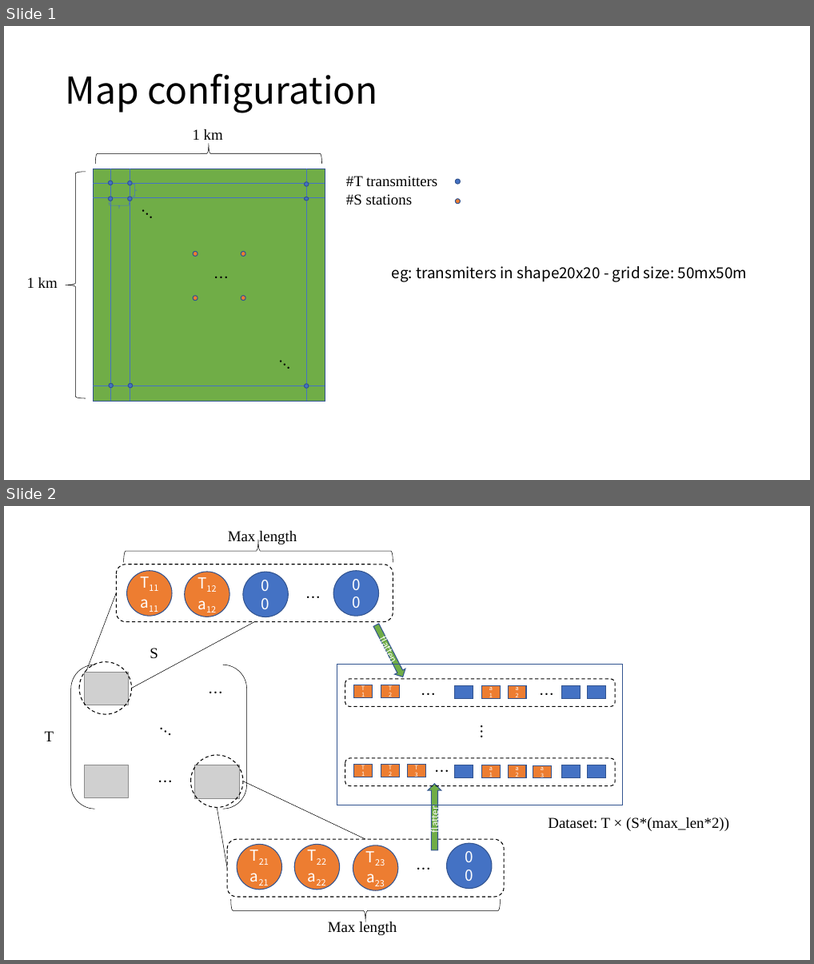
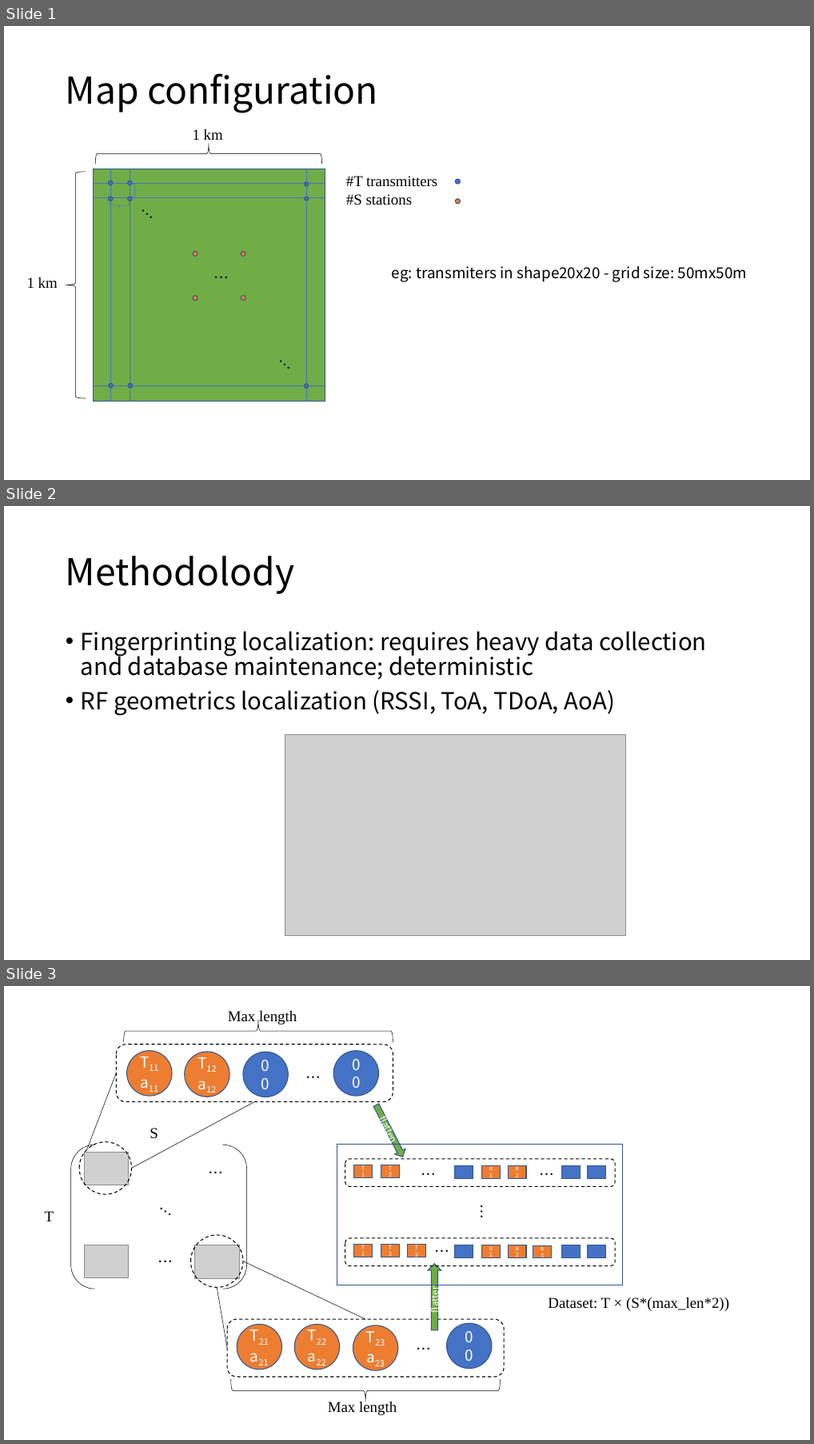
Before and after one commit to ukunliu/WSN_simulation, a slide deck: presentation.pptx. Shown one above the other, each under a label of ours: slides 1 and 2 before the commit, slides 1, 2 and 3 after it. The pictures are 814x964 and 814x1444 pixels, drawn with LibreOffice and Linux fonts; fonts in the diff are those of the drawing; grey boxes stand for pictures. Boxes give left, top, right and bottom in pixels: in the first picture for what was removed or moved away, otherwise in the second. Text is boxed around its words. In the diff, an @@ line names an element or a change of style, - is before the commit and + after.

```diff
--- a/presentation.pptx
+++ b/presentation.pptx
@@ slide 2 added at (x1=4, y1=506, x2=810, y2=960), background #FFFFFF @@
@@ title added at (x1=66, y1=556, x2=295, y2=594), 44 pt, text #000000 @@
+Methodolody
@@ text added at (x1=81, y1=631, x2=707, y2=716), 28 pt, text #000000 @@
+• Fingerprinting localization: requires heavy data collection and database maintenance; deterministic
+• RF geometrics localization (RSSI, ToA, TDoA, AoA)
@@ picture added at (x1=286, y1=734, x2=626, y2=936) @@
@@ what was slide 2 is now slide 3 @@
```
Also in this commit, not shown: 2 slides changed, 8 other slides added, 12 other files.
